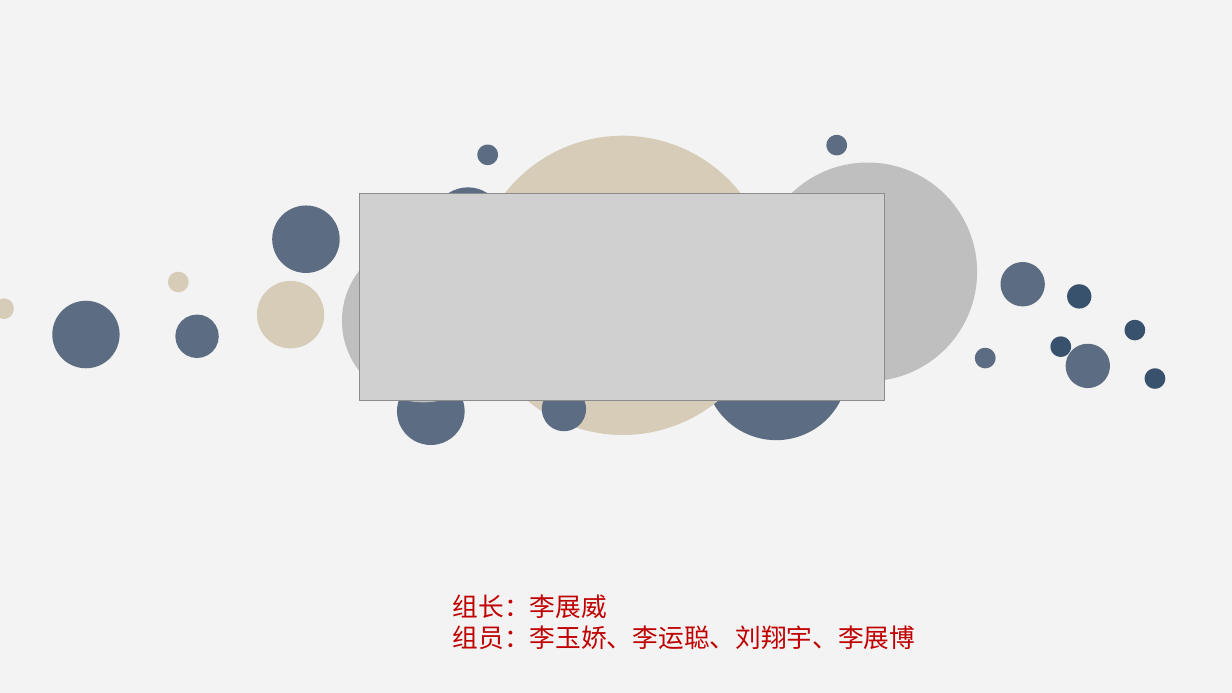
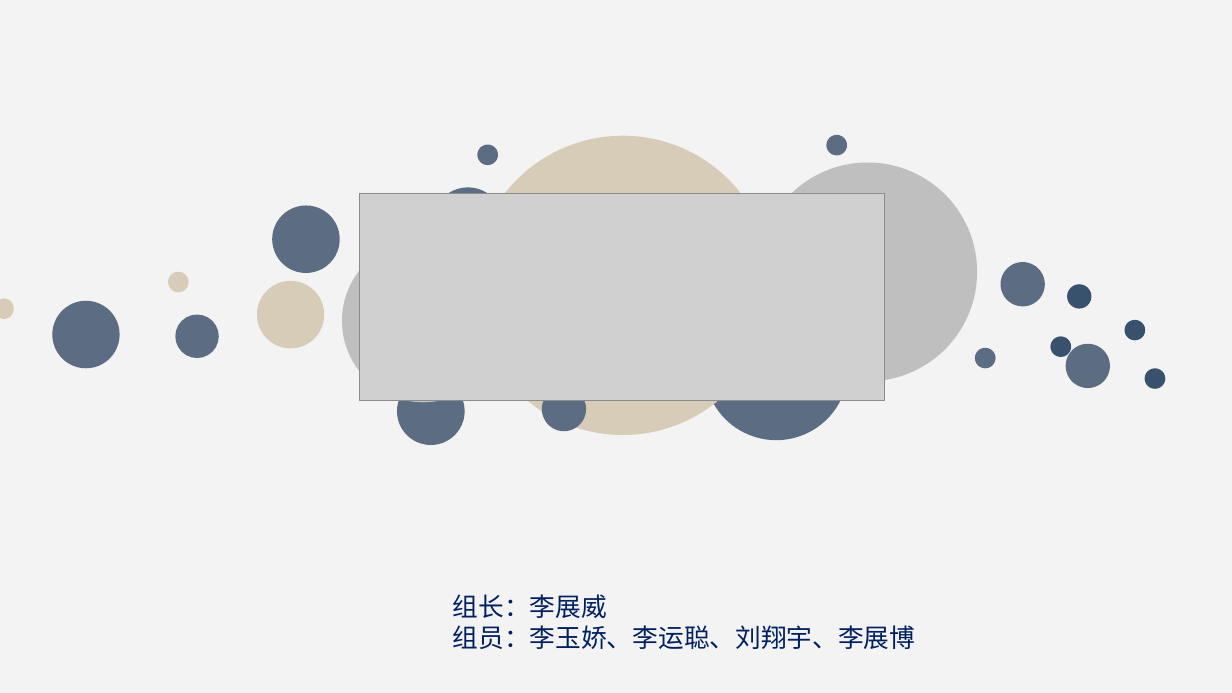
Before and after one commit to Zhanweelee/QUESTION, a slide deck: slide 1 of 文档/小组展示.ppt. Drawn at 1232x693 pixels with LibreOffice and Linux fonts; fonts in the diff are those of the drawing; grey boxes stand for pictures. Boxes give left, top, right and bottom in pixels: in the first picture for what was removed or moved away, otherwise in the second. Text is boxed around its words. In the diff, an @@ line names an element or a change of style, - is before the commit and + after.

```diff
--- a/文档/小组展示.ppt
+++ b/文档/小组展示.ppt
@@ text "组长：李展威" at [453,594,916,649]: text colour #C00000 to #002060 @@
```
Also in this commit, not shown: 1 slide added, 5 other files.
